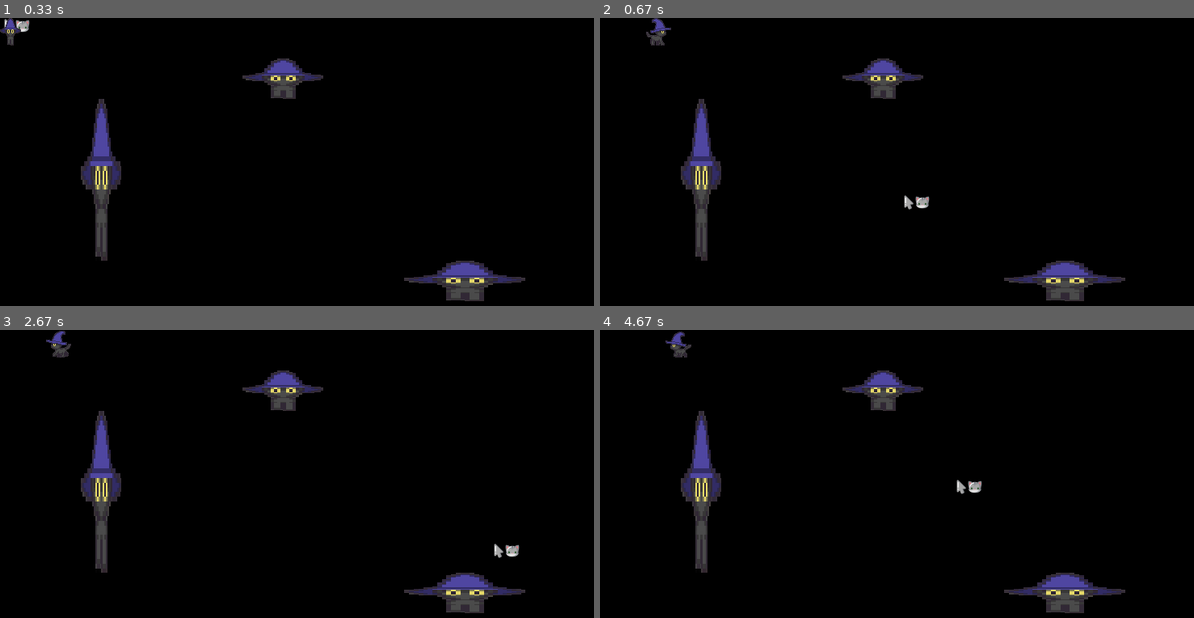
Above: before the commit, frames 1-4 (two rows, left to right).
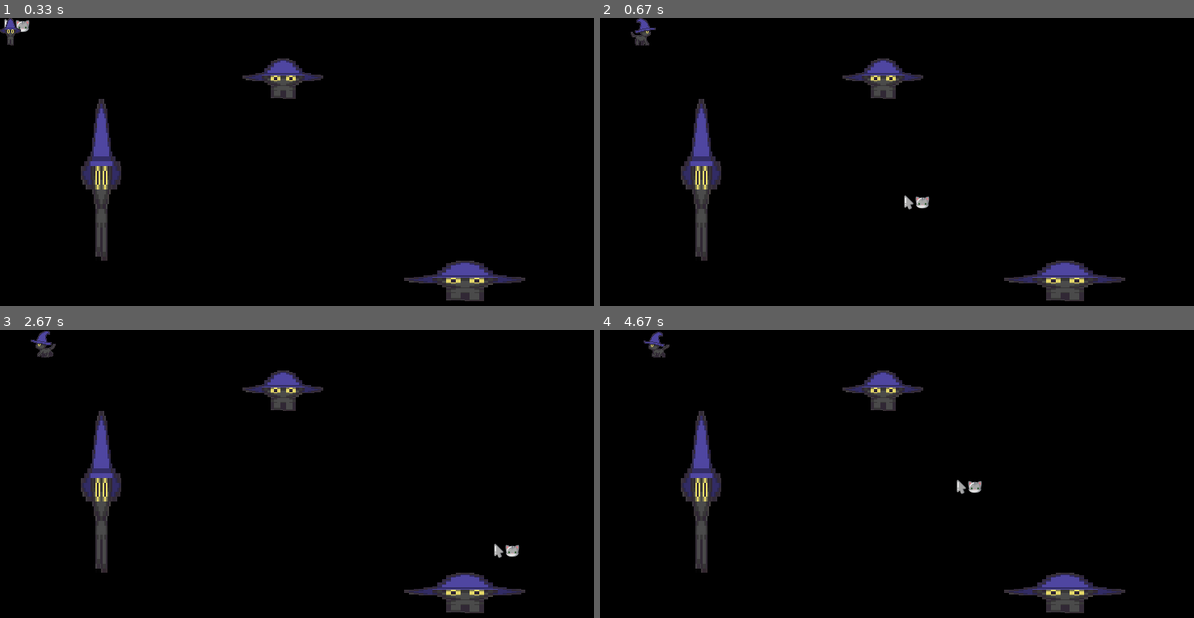
Above: after the commit, the same moments.

Repository: Kapi-citten/Python_pygame_project
Game: pygame game, started from main.py
Same seed, same stepped clock (60 frames per second), same inputs: the game is played once before the commit and once after it.
Inputs (mouse positions are in pixels of both pictures, inside the frame that each line leads up to):
- Up to frame 1 (0.33 s): no input
- Up to frame 2 (0.67 s): hold Right from 0.33 s (still down); move the mouse to (897, 193) at 0.37 s
- Up to frame 3 (2.67 s): release Right at 0.8 s; hold Up 0.83-1.13 s; move the mouse to (166, 494) at 0.87 s; hold D 1.17-1.63 s; move the mouse to (415, 378) at 1.2 s; hold Left 1.67-2.2 s; move the mouse to (338, 384) at 1.7 s; hold S 2.23-2.53 s; move the mouse to (332, 525) at 2.27 s; hold Left from 2.57 s (still down); move the mouse to (487, 543) at 2.6 s
- Up to frame 4 (4.67 s): release Left at 2.97 s; hold W 3-3.37 s; move the mouse to (1093, 462) at 3.03 s; hold Right 3.4-4.03 s; move the mouse to (1158, 465) at 3.43 s; hold S 4.07-4.43 s; move the mouse to (1152, 554) at 4.1 s; hold Left from 4.47 s (still down); move the mouse to (950, 479) at 4.5 s

Frame 1 is identical in both runs. In frame 2, 0.4% of the frame differs, in the area x 5-12%, y 0-10%; in frame 3, 0.4%; in frame 4, 0.4%, in the area x 7-16%, y 0-10%.

Commit message:
fix daniel trubel

Diff:
--- a/main.py
+++ b/main.py
@@ -56,6 +56,11 @@
 
         self.hero_w = [load_image(f"hero/up/move_w_{i}.png") for i in range(1, 9)]
 
+        self.hero_wd = [load_image(f"hero/up_right/move_w_d_{i}.png") for i in range(1, 9)]
+        self.hero_wa = [load_image(f"hero/up_left/move_w_a_{i}.png") for i in range(1, 9)]
+        self.hero_sa = [load_image(f"hero/down_left/move_s_a_{i}.png") for i in range(1, 9)]
+        self.hero_sd = [load_image(f"hero/down_right/move_s_d_{i}.png") for i in range(1, 9)]
+
         self.image = Hero.image
         self.rect = self.image.get_rect()
         self.rect.x = 0
@@ -66,24 +71,37 @@
         # mov = args[0].key
         old_rect = self.rect.copy()
 
-        if mov == 119:
+        if mov == 'wd':
+            self.image = self.hero_wd[self.mov_index // 8]
+            self.rect = self.rect.move(speed, -speed)
+
+        elif mov == 'wa':
+            self.image = self.hero_wa[self.mov_index // 8]
+            self.rect = self.rect.move(-speed, -speed)
+
+        elif mov == 'sa':
+            self.image = self.hero_sa[self.mov_index // 8]
+            self.rect = self.rect.move(-speed, speed)
+
+        elif mov == 'sd':
+            self.image = self.hero_sd[self.mov_index // 8]
+            self.rect = self.rect.move(speed, speed)
+
+        elif mov == 'w':
             self.image = self.hero_w[self.mov_index // 8]
-            self.rect = self.rect.move(0, -3)
+            self.rect = self.rect.move(0, -speed)
 
-        elif mov == 115:
+        elif mov == 's':
             self.image = self.hero_s[self.mov_index // 8]
-            self.rect = self.rect.move(0, 3)
+            self.rect = self.rect.move(0, speed)
 
-        elif mov == 97:
+        elif mov == 'a':
             self.image = self.hero_a[self.mov_index // 8]
-            self.rect = self.rect.move(-3, 0)
+            self.rect = self.rect.move(-speed, 0)
 
-        elif mov == 100:
+        elif mov == 'd':
             self.image = self.hero_d[self.mov_index // 8]
-            self.rect = self.rect.move(3, 0)
-
-        else:
-            self.image = self.hero_s[0]
+            self.rect = self.rect.move(speed, 0)
 
         self.mov_index += 1
         if self.mov_index >= 64:
@@ -126,17 +144,30 @@
                 cursor.update(event)
 
         pressed = pygame.key.get_pressed()
-        if pressed[pygame.K_UP] or pressed[pygame.K_w]:
-            main_hero.update(119, walls_group)
+
+        if (pressed[pygame.K_UP] or pressed[pygame.K_w]) and (pressed[pygame.K_RIGHT] or pressed[pygame.K_d]):
+            main_hero.update('wd', walls_group)
+
+        elif (pressed[pygame.K_UP] or pressed[pygame.K_w]) and (pressed[pygame.K_LEFT] or pressed[pygame.K_a]):
+            main_hero.update('wa', walls_group)
+
+        elif (pressed[pygame.K_DOWN] or pressed[pygame.K_s]) and (pressed[pygame.K_RIGHT] or pressed[pygame.K_d]):
+            main_hero.update('sd', walls_group)
+
+        elif (pressed[pygame.K_DOWN] or pressed[pygame.K_s]) and (pressed[pygame.K_LEFT] or pressed[pygame.K_a]):
+            main_hero.update('sa', walls_group)
+
+        elif pressed[pygame.K_UP] or pressed[pygame.K_w]:
+            main_hero.update('w', walls_group)
 
         elif pressed[pygame.K_RIGHT] or pressed[pygame.K_d]:
-            main_hero.update(100, walls_group)
+            main_hero.update('d', walls_group)
 
         elif pressed[pygame.K_DOWN] or pressed[pygame.K_s]:
-            main_hero.update(115, walls_group)
+            main_hero.update('s', walls_group)
 
         elif pressed[pygame.K_LEFT] or pressed[pygame.K_a]:
-            main_hero.update(97, walls_group)
+            main_hero.update('a', walls_group)
 
         else:
             main_hero.update(None, walls_group)
@@ -152,6 +183,8 @@
     size = width, height = 800, 400
     screen = pygame.display.set_mode(size)
 
+    speed = 2
+
     fps = 60
     clock = pygame.time.Clock()
     cursor = pygame.sprite.Group()
